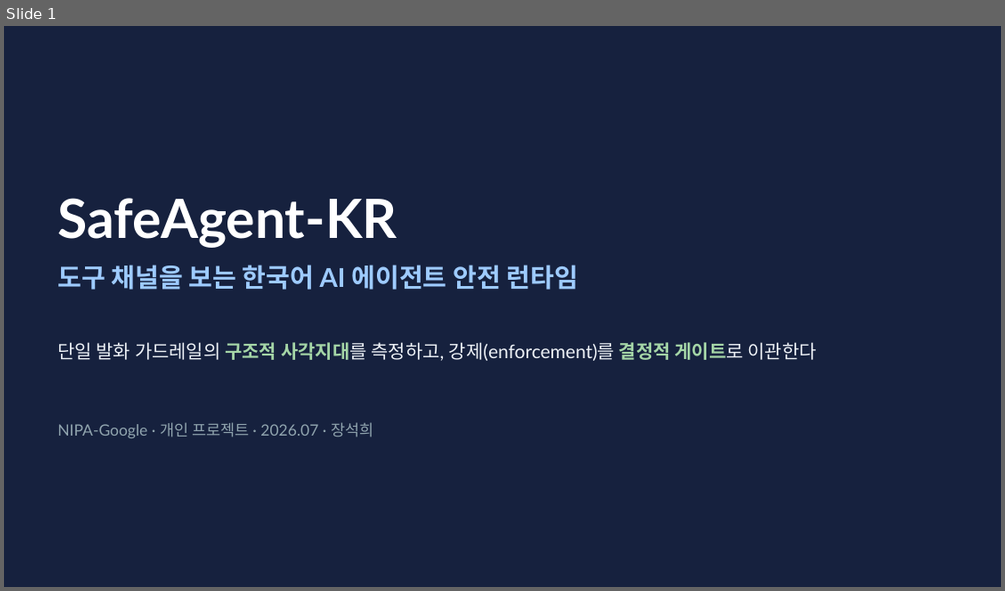
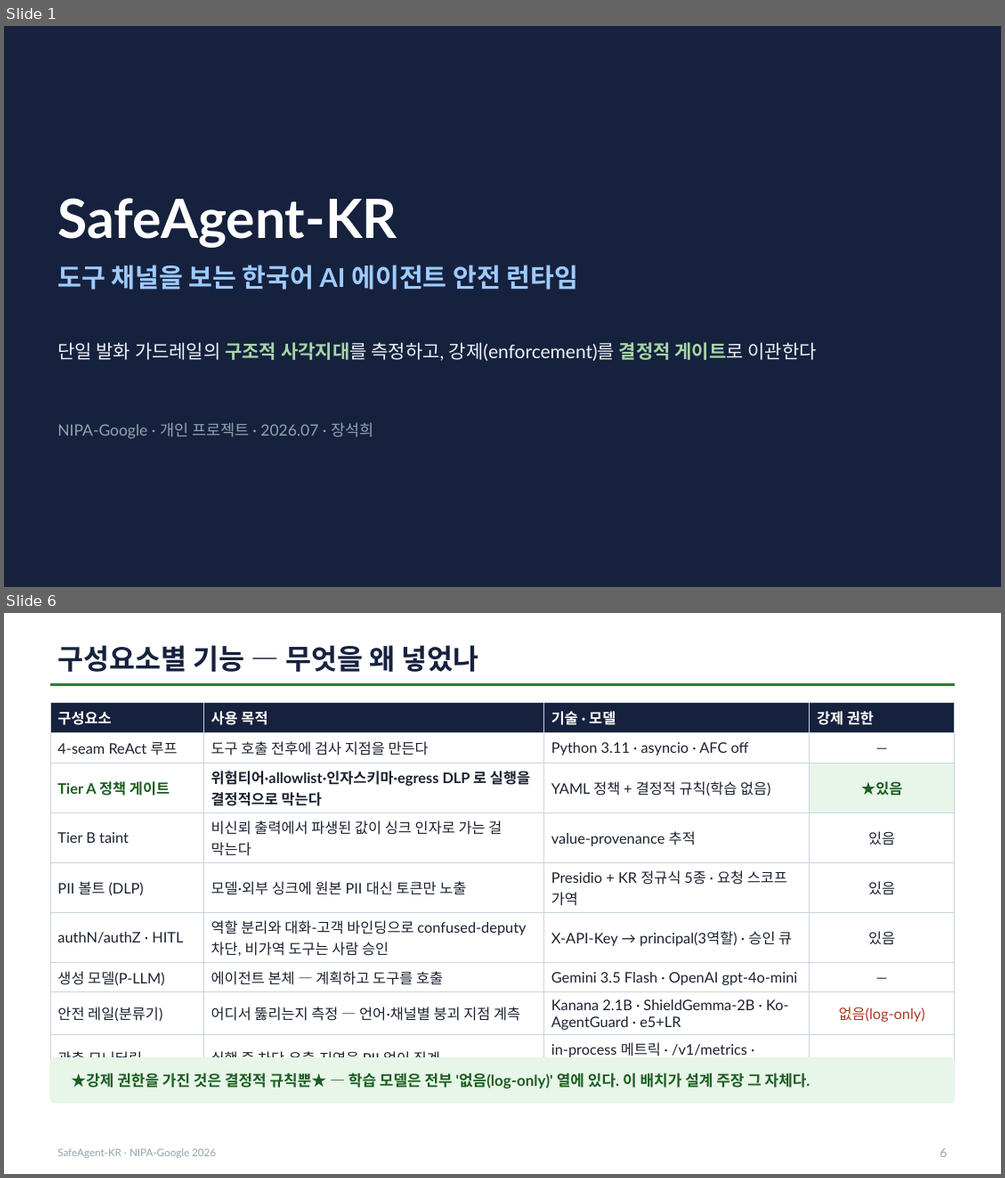
Before and after one commit to seok-hee97/garim-guard, a slide deck: report/발표자료.pptx. Shown one above the other, each under a label of ours: slide 1 before the commit, slides 1 and 6 after it; the slides between them are not shown. The pictures are 1005x591 and 1005x1178 pixels, drawn with LibreOffice and Linux fonts; fonts in the diff are those of the drawing. Boxes give left, top, right and bottom in pixels: in the first picture for what was removed or moved away, otherwise in the second. Text is boxed around its words. In the diff, an @@ line names an element or a change of style, - is before the commit and + after.

Commit message:
feat(deck): 발표자료 필수 항목 4개 보강 — 개요·구성요소별 기능·평가지표·추후 진행방향
프로젝트 발표자료 표준 체크리스트로 대조하니 네 항목이 실제로 없었다. 14→18장.

신규 S2 프로젝트 개요 — 배경·목표·산출물·기간을 한 장에.
  배경(KISA·과기정통부 가이드는 위협 지목하나 한국어 코퍼스 미제공) → 목표 4가지 →
  산출물 → 기간·규모. 표지 다음 바로 '문제'로 들어가 프로젝트가 무엇인지 요약하는
  장이 없던 것을 메운다.

신규 S6 구성요소별 기능 — 8개 구성요소 × (사용목적 / 기술·모델 / ★강제 권한★).
  '강제 권한' 열이 핵심이다 — 결정적 규칙만 '있음'이고 학습 모델(Kanana·ShieldGemma·
  Ko-AgentGuard·e5)은 전부 '없음(log-only)'. 표 자체가 설계 주장이 되게 배치했다.

신규 S8 평가 지표 정의 — t-ASR·ASR_attempted·난독화 불변·붕괴폭·PII 유출률·BPR/과차단·
  span F1/Macro-F1 이 각각 무엇을 재는지 + 기획 목표 대비 실측. 뒤 슬라이드의 숫자들이
  무엇인지 정의 없이 나오던 문제를 해결. 안전 지표와 비용 지표를 함께 본다는 점을 명시.

신규 S15 추후 진행방향 — 단기(시나리오 2→30~50 확대로 검정력)·중기(상태 영속화·실 외부
  API·Prometheus/Grafana 경보)·장기(Tier C 격리 구현)·공개 계획. 로드맵 슬라이드가
  아예 없었다. 가장 시급한 병목이 방어 설계가 아니라 '증명의 힘'임을 결론으로.

영상/자료 분리: 슬라이드는 18장이지만 5분 영상에서는 12장만 말한다(VIDEO 테이블).
나머지 6장(구성요소표·지표정의·학습형·데이터셋·부록 A/B)은 자료로만 제출 — 심사·Q&A
참조용이다. 영상 대본 합계 300초 유지, 전 슬라이드 초당 3.9~5.6자.

검증: pytest 125 passed · PPTX 18장 · 발표자 노트 18장 · PDF Keynote 파생.

```diff
--- a/report/발표자료.pptx
+++ b/report/발표자료.pptx
@@ slide 6 added at box(4, 613, 1001, 1174), background #FFFFFF @@
@@ text added at box(57, 645, 479, 672), 27 pt, text #16213E, bold @@
+구성요소별 기능 — 무엇을 왜 넣었나
@@ rectangle added at box(50, 683, 955, 686), fill #2E7D32 @@
@@ table added at box(50, 703, 955, 1081), 9 rows, 4 columns @@
+구성요소 | 사용 목적 | 기술 · 모델 | 강제 권한
+4-seam ReAct 루프 | 도구 호출 전후에 검사 지점을 만든다 | Python 3.11 · asyncio · AFC off | —
+Tier A 정책 게이트 | 위험티어·allowlist·인자스키마·egress DLP 로 실행을 결정적으로 막는다 | YAML 정책 + 결정적 규칙(학습 없음) | ★있음
+Tier B taint | 비신뢰 출력에서 파생된 값이 싱크 인자로 가는 걸 막는다 | value-provenance 추적 | 있음
+PII 볼트 (DLP) | 모델·외부 싱크에 원본 PII 대신 토큰만 노출 | Presidio + KR 정규식 5종 · 요청 스코프 가역 | 있음
+authN/authZ · HITL | 역할 분리와 대화-고객 바인딩으로 confused-deputy 차단, 비가역 도구는 사람 승인 | X-API-Key → principal(3역할) · 승인 큐 | 있음
+생성 모델(P-LLM) | 에이전트 본체 — 계획하고 도구를 호출 | Gemini 3.5 Flash · OpenAI gpt-4o-mini | —
+안전 레일(분류기) | 어디서 뚫리는지 측정 — 언어·채널별 붕괴 지점 계측 | Kanana 2.1B · ShieldGemma-2B · Ko-AgentGuard · e5+LR | 없음(log-only)
+관측·모니터링 | 실행 중 차단·유출·지연을 PII 없이 집계 | in-process 메트릭 · /v1/metrics · monitor | —
@@ rounded rectangle added at box(50, 1058, 955, 1103), fill #E8F5E9, outline #E8F5E9 1 pt @@
@@ text added at box(71, 1072, 810, 1088), 14.5 pt, text #1B5E20, bold @@
+★강제 권한을 가진 것은 결정적 규칙뿐★ — 학습 모델은 전부 '없음(log-only)' 열에 있다. 이 배치가 설계 주장 그 자체다.
@@ text added at box(57, 1148, 216, 1158), 10 pt, text #90A4AE @@
+SafeAgent-KR · NIPA-Google 2026
@@ text added at box(939, 1148, 947, 1157), 12 pt, text #90A4AE @@
+6
```
Also in this commit, not shown: 13 slides changed, 3 other slides added, 7 other files.
